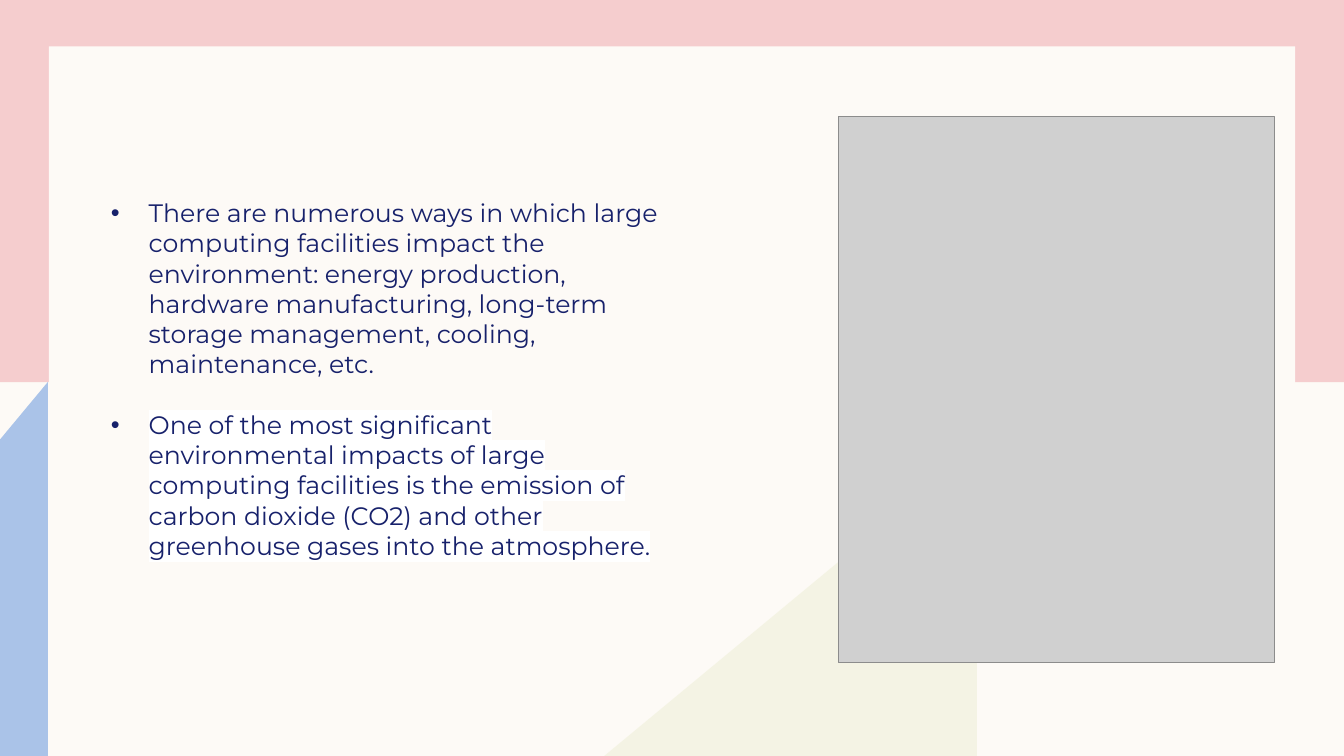
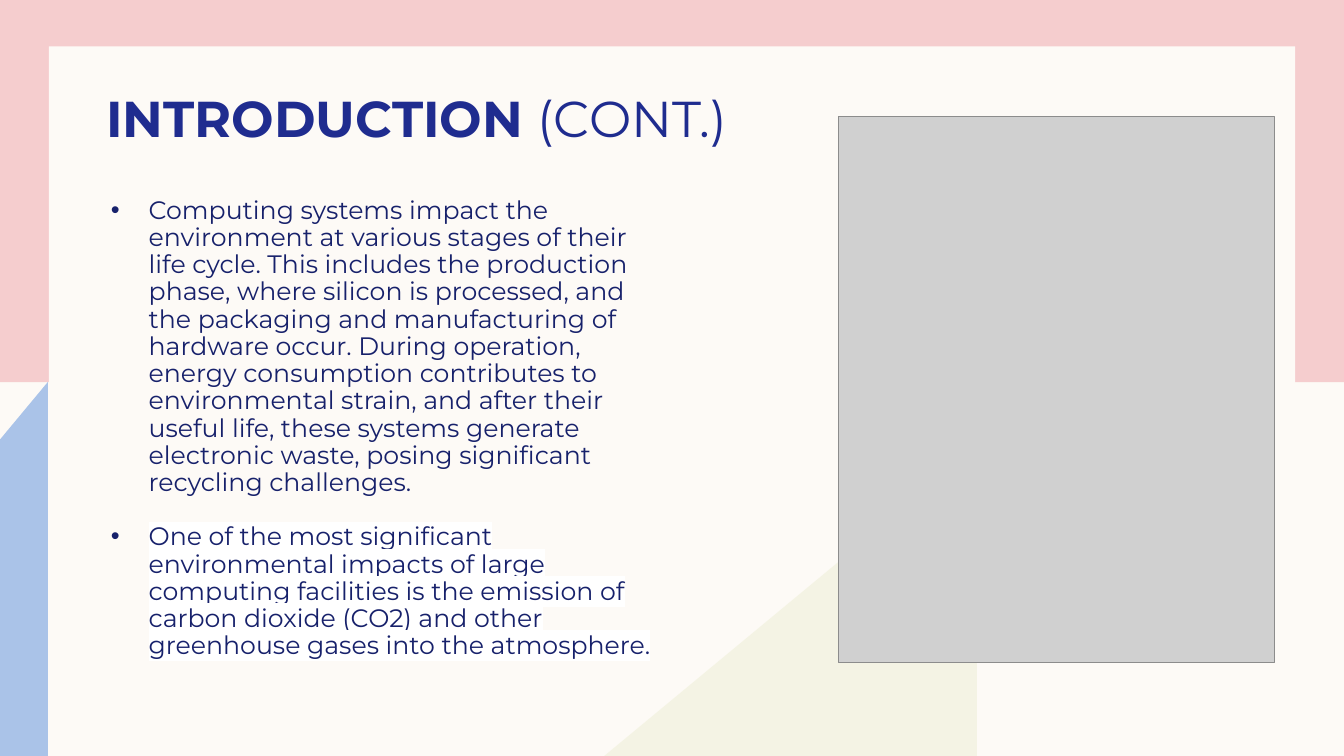
Before and after one commit to Fatemehbozorgi97/Carbon-emission-prediction-, a slide deck: slide 4 of Carbon emission prediction.pptx (slide 3 before the commit). Drawn at 1344x756 pixels with LibreOffice and Linux fonts; fonts in the diff are those of the drawing; grey boxes stand for pictures. Boxes give left, top, right and bottom in pixels: in the first picture for what was removed or moved away, otherwise in the second. Text is boxed around its words. In the diff, an @@ line names an element or a change of style, - is before the commit and + after.

```diff
--- a/Carbon emission prediction.pptx
+++ b/Carbon emission prediction.pptx
@@ text added at box(106, 99, 727, 147), 36 pt, text #1F2C8F, bold @@
+INTRODUCTION (CONT.)
@@ text at box(149, 200, 627, 496): text changed @@
-• There are numerous ways in which large computing facilities impact the environment: energy production, hardware manufacturing, long-term storage management, cooling, maintenance, etc.
+• Computing systems impact the environment at various stages of their life cycle. This includes the production phase, where silicon is processed, and the packaging and manufacturing of hardware occur. During operation, energy consumption contributes to environmental strain, and after their useful life, these systems generate electronic waste, posing significant recycling challenges.
@@ text at box(149, 526, 651, 659): line spacing 1 to 0.9 @@
```
Also in this commit, not shown: 9 other slides changed, 3 slides added, 1 slide removed, 2 other files.
